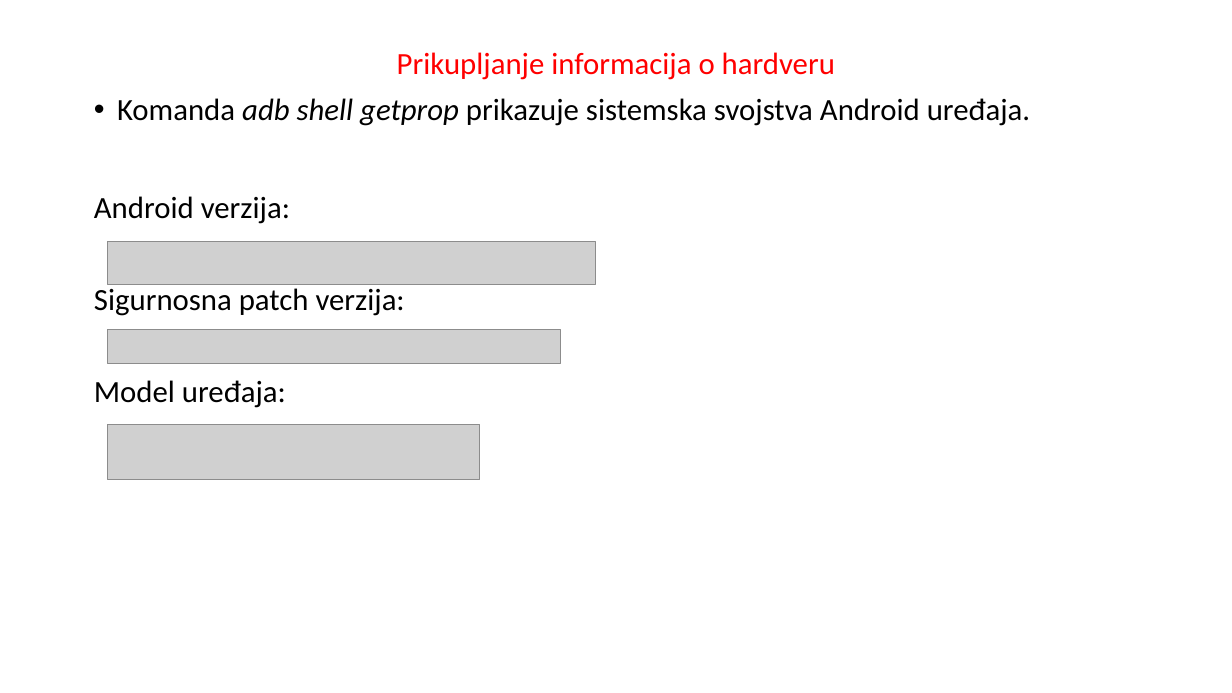
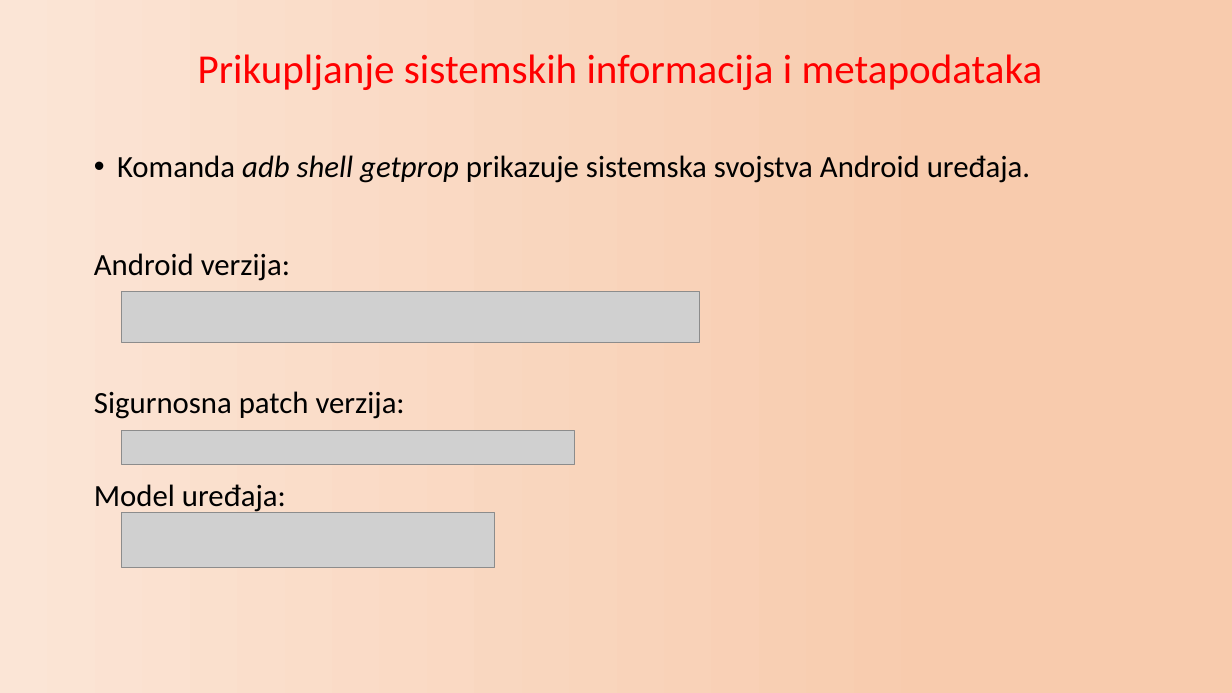
Before and after one commit to zvasiccc/DigitalnaForenzika, a slide deck: slide 11 of Primena ADB alata u analizi Android uređaja.pptx (slide 9 before the commit). Drawn at 1232x693 pixels with LibreOffice and Linux fonts; fonts in the diff are those of the drawing; grey boxes stand for pictures. Boxes give left, top, right and bottom in pixels: in the first picture for what was removed or moved away, otherwise in the second. Text is boxed around its words. In the diff, an @@ line names an element or a change of style, - is before the commit and + after.

```diff
--- a/Primena ADB alata u analizi Android uređaja.pptx
+++ b/Primena ADB alata u analizi Android uređaja.pptx
@@ background #FFFFFF to gradient #FBE5D6 to #F8CBAD @@
@@ text at <box>198,54,1043,90</box>: text changed; size 24 to 32 pt @@
-Prikupljanje informacija o hardveru
+Prikupljanje sistemskih informacija i metapodataka
@@ picture: place and size @@
-picture at <box>108,241,596,285</box>
+picture at <box>122,291,700,342</box>
@@ picture: place and size @@
-picture at <box>108,330,561,364</box>
+picture at <box>122,431,575,465</box>
@@ picture: place and size @@
-picture at <box>108,424,481,480</box>
+picture at <box>122,513,494,568</box>
```
Also in this commit, not shown: 13 other slides changed, 2 slides added, 2 other files.
